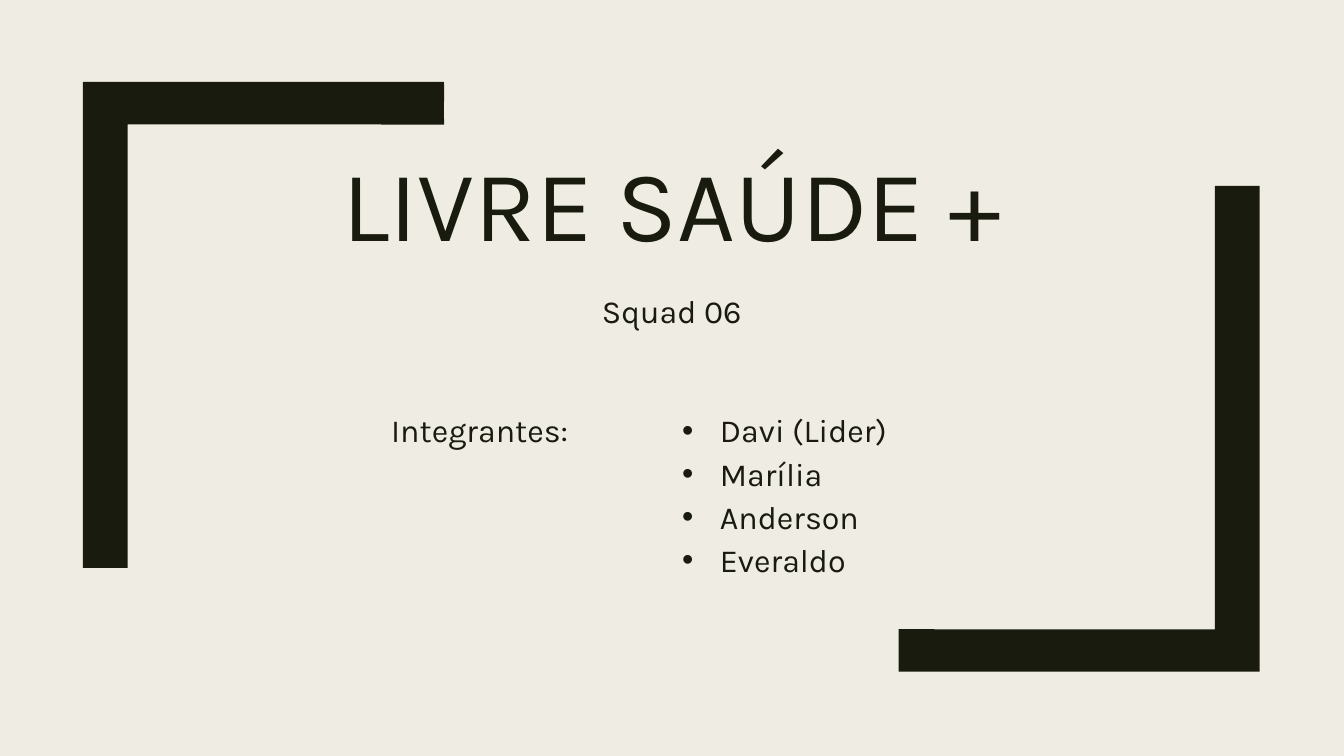
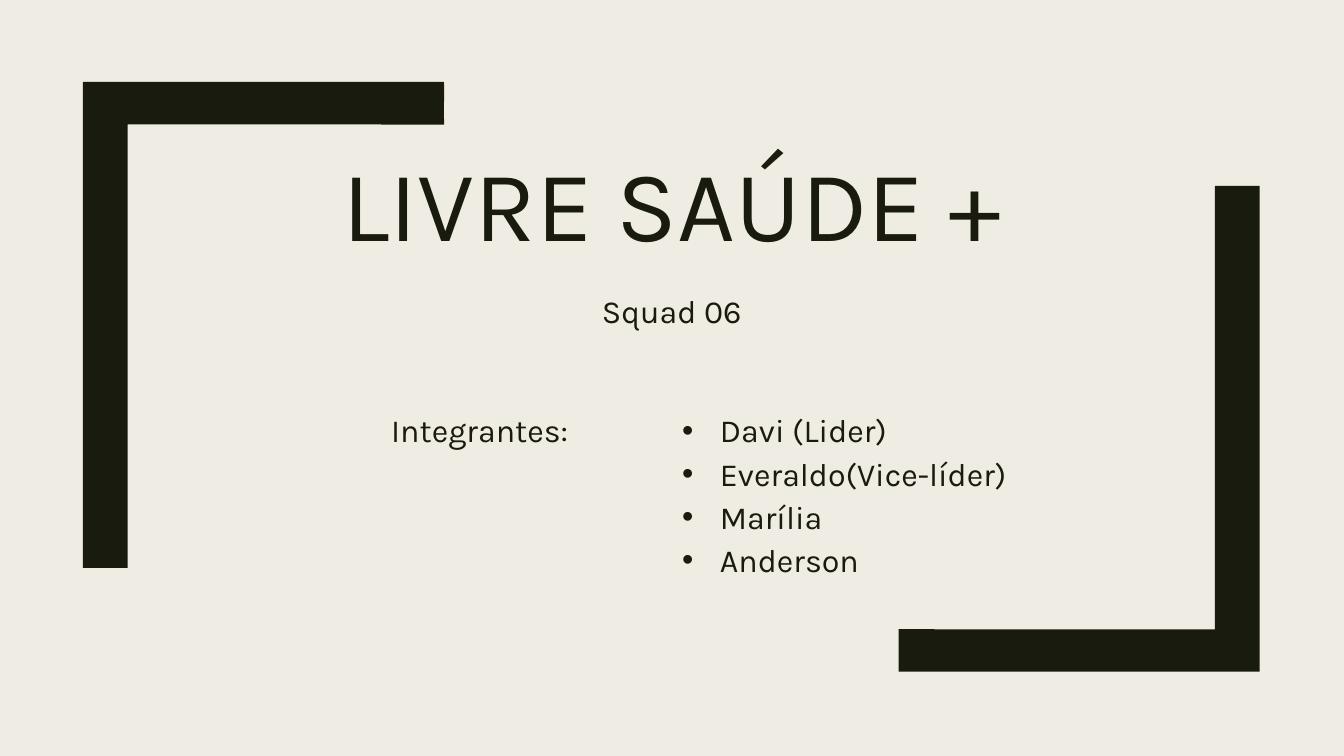
Before and after one commit to DaviMelo558/Squad06, a slide deck: slide 1 of Entregaveis/Livre Saúde +.pptx. Drawn at 1344x756 pixels with LibreOffice and Linux fonts; fonts in the diff are those of the drawing. Boxes give left, top, right and bottom in pixels: in the first picture for what was removed or moved away, otherwise in the second. Text is boxed around its words. In the diff, an @@ line names an element or a change of style, - is before the commit and + after.

```diff
--- a/Entregaveis/Livre Saúde +.pptx
+++ b/Entregaveis/Livre Saúde +.pptx
@@ text at bbox=[720, 461, 1006, 490]: paragraph added @@
+• Everaldo(Vice-líder)
@@ text at bbox=[720, 550, 846, 573]: paragraph removed @@
-• Everaldo
```
Also in this commit, not shown: 2 other slides changed, 31 other files.
